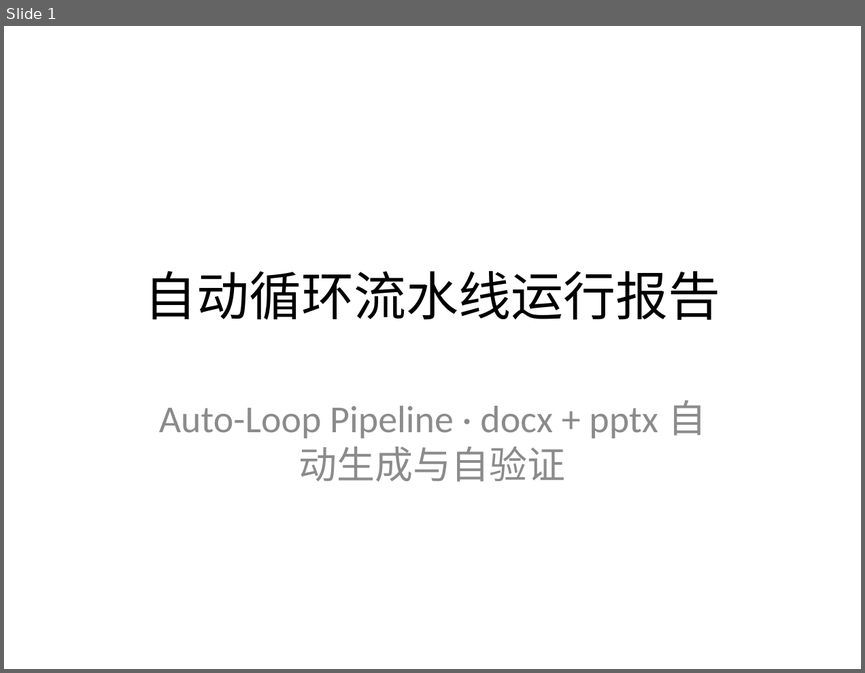
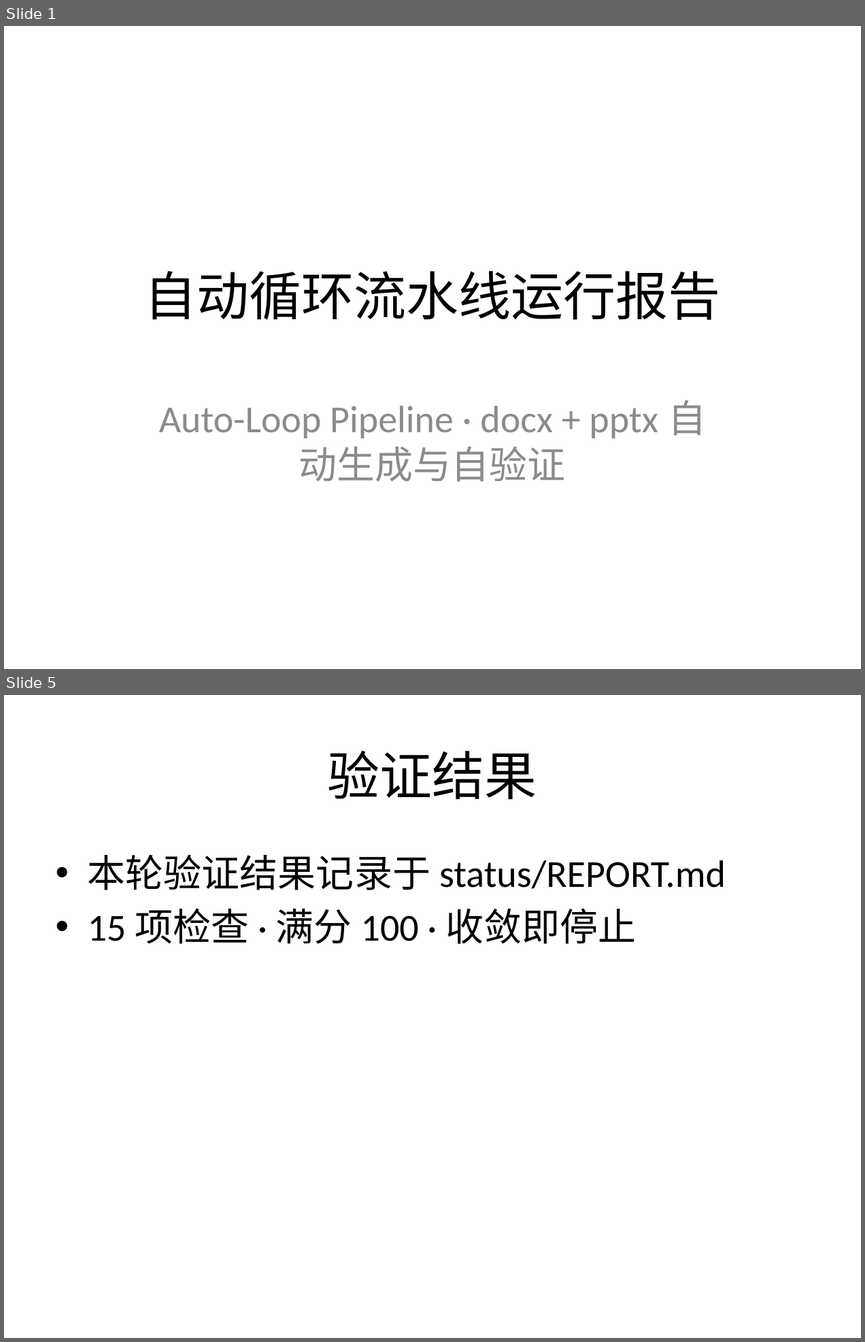
Before and after one commit to mqgg5630-cyber/test-auto-arena, a slide deck: output/slides/deck.pptx. Shown one above the other, each under a label of ours: slide 1 before the commit, slides 1 and 5 after it; the slides between them are not shown. The pictures are 865x673 and 865x1342 pixels, drawn with LibreOffice and Linux fonts; fonts in the diff are those of the drawing. Boxes give left, top, right and bottom in pixels: in the first picture for what was removed or moved away, otherwise in the second. Text is boxed around its words. In the diff, an @@ line names an element or a change of style, - is before the commit and + after.

```diff
--- a/output/slides/deck.pptx
+++ b/output/slides/deck.pptx
@@ slide 5 added at bbox=[4, 695, 861, 1338], background #FFFFFF @@
@@ title added at bbox=[328, 751, 537, 799], 44 pt, text #000000 @@
+验证结果
@@ text added at bbox=[88, 854, 725, 944], 32 pt, text #000000 @@
+• 本轮验证结果记录于 status/REPORT.md
+• 15 项检查 · 满分 100 · 收敛即停止
```
Also in this commit, not shown: 1 slide changed, 4 other slides added, 1 slide removed, 4 other files.
